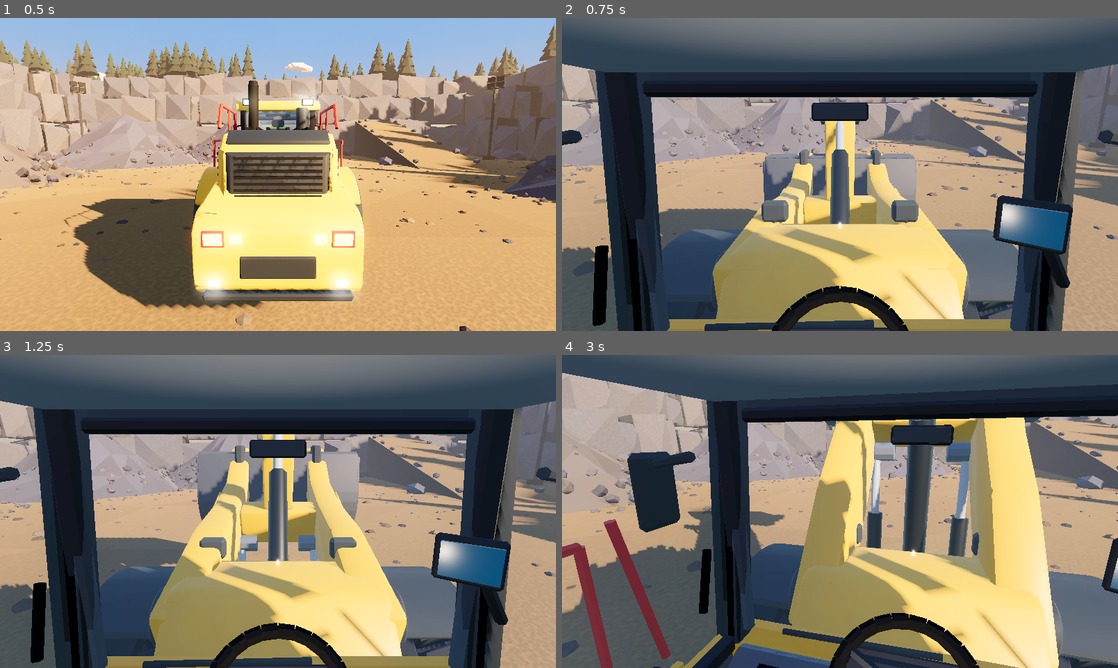
Above: before the commit, frames 1-4 (two rows, left to right).
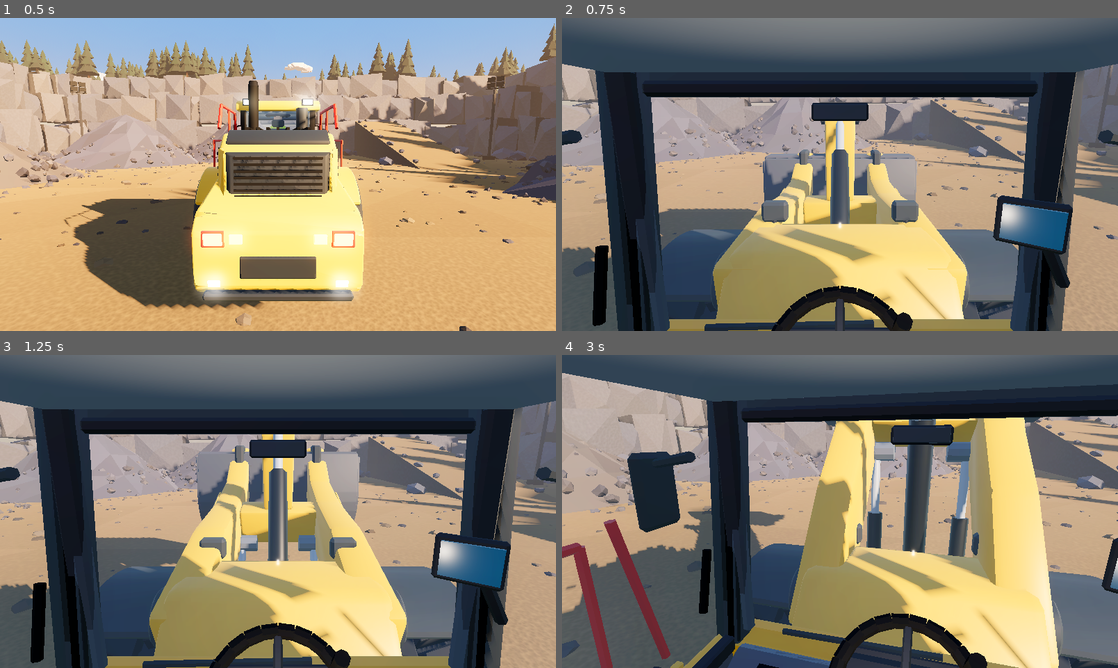
Above: after the commit, the same moments.

Repository: zooper/dirt-work
Game: Godot game, scene res://scenes/levels/quarry.tscn
The game is run twice, just before and just after one commit, with the same random seed, the same clock (stepped at 60 frames per second) and the same inputs.
Inputs (mouse positions are in pixels of both pictures, inside the frame that each line leads up to):
- Up to frame 1 (0.5 s): no input
- Up to frame 2 (0.75 s): tap Enter at 0.5 s; move the mouse to (867, 174) at 0.52 s; hold J (lift_up) from 0.53 s (still down); hold C (camera_switch) from 0.53 s (still down)
- Up to frame 3 (1.25 s): keep holding J (lift_up); keep holding C (camera_switch)
- Up to frame 4 (3 s): keep holding J (lift_up); move the mouse to (812, 511) at 1.27 s; release C (camera_switch) at 1.28 s; tap Page Up (camera_zoom_in) at 1.35 s; move the mouse to (851, 505) at 2.02 s; hold Page Down (camera_zoom_out) 2.03-2.78 s; move the mouse to (834, 517) at 2.77 s; tap 2 (cruise_faster) at 2.85 s

Frame 1 is identical in both runs. In frame 2, 0.3% of the frame differs, in the area x 37-64%, y 85-100%; in frame 3, 0.3%; in frame 4, 0.4%, in the area x 48-77%, y 82-100%.

Commit message:
feat(cab): steering wheel turns with articulation, joystick follows lift/tilt input (CabControls presentation script, separate glb parts); test

Diff:
--- a/scenes/vehicles/wheel_loader.tscn
+++ b/scenes/vehicles/wheel_loader.tscn
@@ -11,6 +11,9 @@
 [ext_resource type="PackedScene" path="res://assets/models/wheel_loader/wheel.glb" id="14"]
 [ext_resource type="Script" path="res://scripts/vehicles/bucket_spill.gd" id="6"]
 [ext_resource type="PackedScene" path="res://assets/models/wheel_loader/operator.glb" id="15"]
+[ext_resource type="PackedScene" path="res://assets/models/wheel_loader/steering_wheel.glb" id="16"]
+[ext_resource type="PackedScene" path="res://assets/models/wheel_loader/joystick.glb" id="17"]
+[ext_resource type="Script" path="res://scripts/vehicles/cab_controls.gd" id="18"]
 
 [sub_resource type="StandardMaterial3D" id="glass"]
 albedo_color = Color(0.45, 0.62, 0.75, 0.35)
@@ -153,6 +156,12 @@
 [node name="Model" parent="Chassis/RearPivot" instance=ExtResource("11")]
 
 [node name="Operator" parent="Chassis/RearPivot" instance=ExtResource("15")]
+
+[node name="SteeringWheel" parent="Chassis/RearPivot" instance=ExtResource("16")]
+transform = Transform3D(1.000000, 0.000000, 0.000000, 0.000000, 0.800000, -0.600000, 0.000000, 0.600000, 0.800000, 0.000000, 3.330000, 0.800000)
+
+[node name="Joystick" parent="Chassis/RearPivot" instance=ExtResource("17")]
+transform = Transform3D(1.000000, 0.000000, 0.000000, 0.000000, 1.000000, 0.000000, 0.000000, 0.000000, 1.000000, 0.430000, 3.100000, 1.020000)
 
 [node name="WheelRL" type="Node3D" parent="Chassis/RearPivot"]
 transform = Transform3D(1.000000, 0.000000, 0.000000, 0.000000, 1.000000, 0.000000, 0.000000, 0.000000, 1.000000, -1.380000, 1.150000, 1.750000)
@@ -198,3 +207,6 @@
 
 [node name="PlayerInput" type="Node" parent="."]
 script = ExtResource("2")
+
+[node name="CabControls" type="Node" parent="."]
+script = ExtResource("18")
--- /dev/null
+++ b/scripts/vehicles/cab_controls.gd
@@ -0,0 +1,40 @@
+class_name CabControls
+extends Node
+## Presentation: turns the cab steering wheel with the articulation and tips the
+## loader joystick with the lift/tilt inputs. Never changes gameplay state.
+
+@export var steering_wheel_path: NodePath = ^"../Chassis/RearPivot/SteeringWheel"
+@export var joystick_path: NodePath = ^"../Chassis/RearPivot/Joystick"
+@export var wheel_turns_at_full_lock := 0.6   ## fraction of a turn per side
+@export var joystick_max_deg := 18.0
+@export var joystick_response := 12.0         ## 1/s smoothing
+
+var _loader: WheelLoader
+var _wheel: Node3D
+var _stick: Node3D
+var _wheel_base: Basis
+var _stick_base: Basis
+var _stick_tilt := Vector2.ZERO   ## x = lift (pull back), y = tilt (dump right)
+
+
+func _ready() -> void:
+	_loader = get_parent() as WheelLoader
+	_wheel = get_node_or_null(steering_wheel_path)
+	_stick = get_node_or_null(joystick_path)
+	if _wheel:
+		_wheel_base = _wheel.basis
+	if _stick:
+		_stick_base = _stick.basis
+
+
+func _process(delta: float) -> void:
+	if _loader == null:
+		return
+	if _wheel:
+		var lock := deg_to_rad(_loader.max_articulation_deg)
+		var spin := -(_loader.articulation / lock) * wheel_turns_at_full_lock * TAU
+		_wheel.basis = _wheel_base * Basis(Vector3.UP, spin)
+	if _stick:
+		var target := Vector2(_loader.lift_input, _loader.tilt_input) * deg_to_rad(joystick_max_deg)
+		_stick_tilt = _stick_tilt.lerp(target, clampf(joystick_response * delta, 0.0, 1.0))
+		_stick.basis = _stick_base * Basis.from_euler(Vector3(_stick_tilt.x, 0.0, -_stick_tilt.y))
--- a/tests/run_tests.gd
+++ b/tests/run_tests.gd
@@ -89,10 +89,11 @@
 	_check(loader.is_on_floor(), "loader settles on the floor")
 	var meshes := 0
 	for part in ["Chassis/FrontFrame/Model", "Chassis/RearPivot/Model", "Chassis/FrontFrame/ArmPivot/Model",
-			"Chassis/FrontFrame/ArmPivot/BucketPivot/Model", "Chassis/FrontFrame/WheelFL/Tire"]:
+			"Chassis/FrontFrame/ArmPivot/BucketPivot/Model", "Chassis/FrontFrame/WheelFL/Tire",
+			"Chassis/RearPivot/Operator", "Chassis/RearPivot/SteeringWheel", "Chassis/RearPivot/Joystick"]:
 		if not loader.get_node(part).find_children("*", "MeshInstance3D").is_empty():
 			meshes += 1
-	_check(meshes == 5, "all 5 Blender model parts loaded (%d)" % meshes)
+	_check(meshes == 8, "all 8 Blender model parts loaded (%d)" % meshes)
 	var ram := loader.get_node("Chassis/FrontFrame/LiftRamL") as Node3D
 	_check(ram.get_child_count() == 2, "lift ram built barrel + rod")
 	var start := loader.global_position
@@ -111,6 +112,9 @@
 	var front := loader.get_node("Chassis/FrontFrame") as Node3D
 	var rear := loader.get_node("Chassis/RearPivot") as Node3D
 	_check(front.rotation.y < 0.0 and rear.rotation.y > 0.0 and is_equal_approx(-front.rotation.y, rear.rotation.y), "both frames bend symmetrically around the hinge")
+	var sw := loader.get_node("Chassis/RearPivot/SteeringWheel") as Node3D
+	var spoke := sw.basis * Vector3.RIGHT
+	_check(spoke.dot(Vector3.RIGHT) < 0.9, "cab steering wheel turns with the articulation")
 	loader.steer = 0.0
 	loader.throttle = 0.0
 	loader.brake = 1.0
--- a/tools/capture_shots.gd
+++ b/tools/capture_shots.gd
@@ -79,6 +79,8 @@
 		await process_frame
 	_save(out + "/cab.jpg")
 	follow.head_pitch = -0.6   # looking down at the controls
+	loader.articulation = deg_to_rad(20.0)   # wheel turned, stick pulled
+	loader.lift_input = 1.0
 	for i in 10:
 		await process_frame
 	_save(out + "/cab_dash.jpg")
Binary file added: assets/models/wheel_loader/joystick.glb
Not shown, added: assets/models/wheel_loader/joystick.glb.import
Binary file changed: assets/models/wheel_loader/rear.glb
Binary file added: assets/models/wheel_loader/steering_wheel.glb
Not shown, added: assets/models/wheel_loader/steering_wheel.glb.import
Binary file added: docs/reviews/2026-11-12-cab-controls/cab.jpg
Not shown, added: docs/reviews/2026-11-12-cab-controls/cab.jpg.import
Binary file added: docs/reviews/2026-11-12-cab-controls/cab_dash.jpg
Not shown, added: docs/reviews/2026-11-12-cab-controls/cab_dash.jpg.import
Not shown, added: docs/reviews/2026-11-12-cab-controls/REVIEW.md
